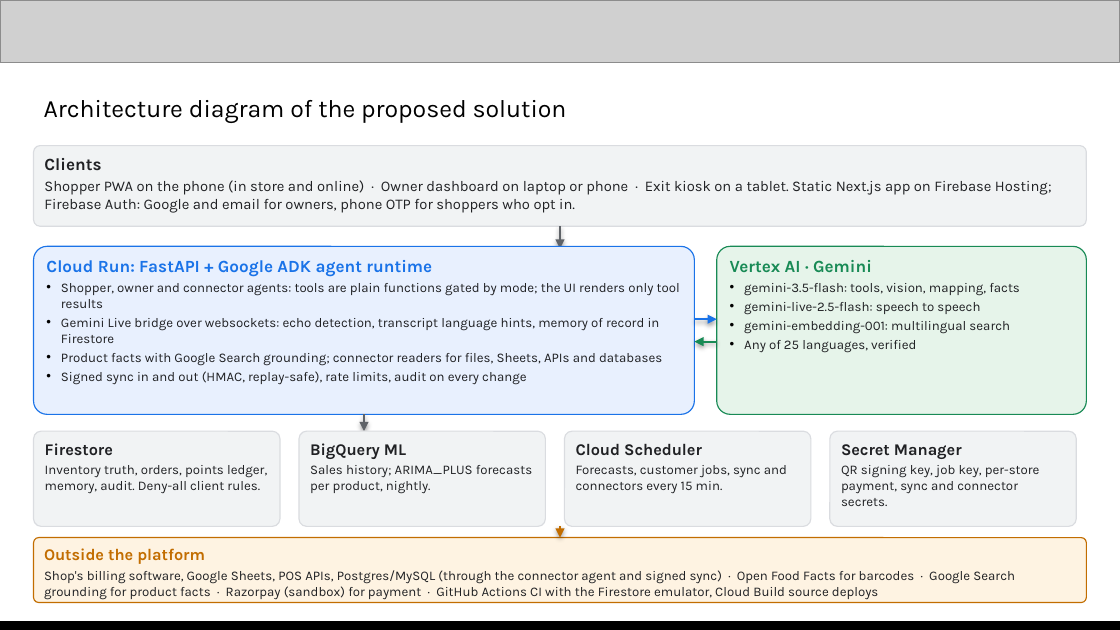
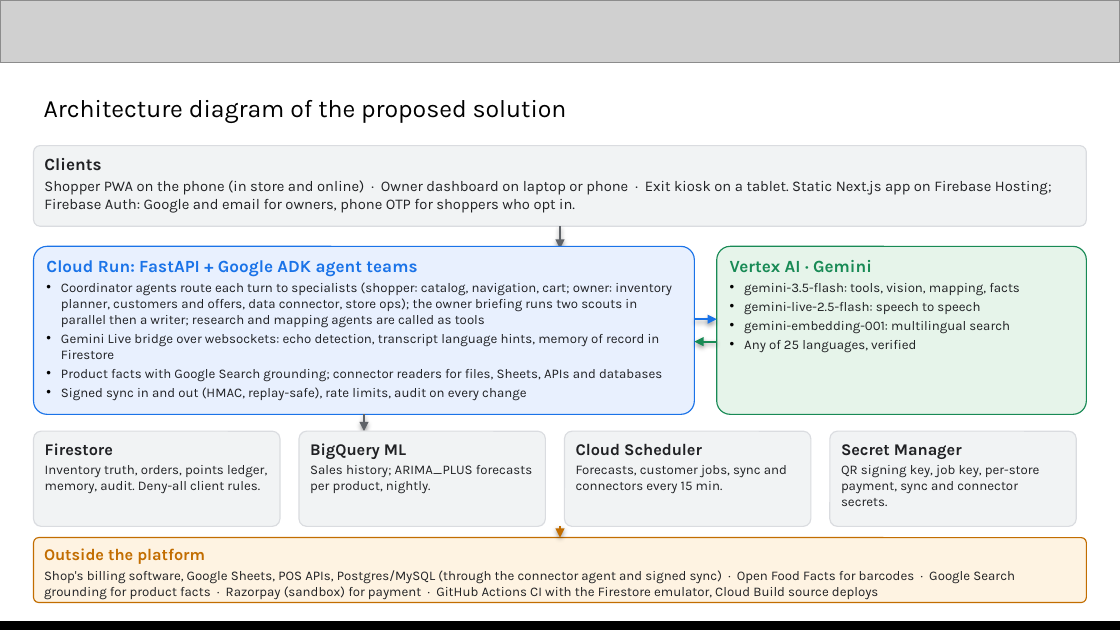
Before and after one commit to DSsathish/royalstack_aibuilderhackathon, a slide deck: slide 7 of Royal Stack | AI Builder Cup submission.pptx. Drawn at 1120x630 pixels with LibreOffice and Linux fonts; fonts in the diff are those of the drawing; grey boxes stand for pictures. Boxes give left, top, right and bottom in pixels: in the first picture for what was removed or moved away, otherwise in the second. Text is boxed around its words. In the diff, an @@ line names an element or a change of style, - is before the commit and + after.

```diff
--- a/Royal Stack | AI Builder Cup submission.pptx
+++ b/Royal Stack | AI Builder Cup submission.pptx
@@ text in rounded rectangle at <box>46,260,672,328</box>: text changed @@
-Cloud Run: FastAPI + Google ADK agent runtime
-• Shopper, owner and connector agents: tools are plain functions gated by mode; the UI renders only tool results
+Cloud Run: FastAPI + Google ADK agent teams
+• Coordinator agents route each turn to specialists (shopper: catalog, navigation, cart; owner: inventory planner, customers and offers, data connector, store ops); the owner briefing runs two scouts in parallel then a writer; research and mapping agents are called as tools
```
Also in this commit, not shown: 4 other slides changed, 13 other files.
